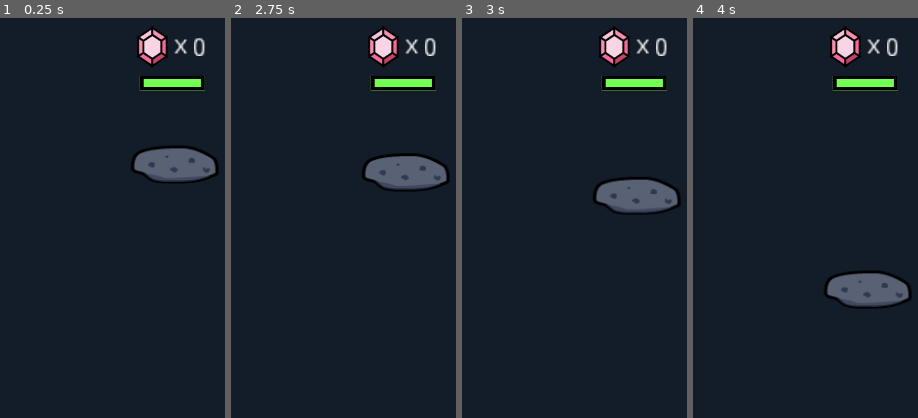
Above: before the commit, frames 1-4 (left to right).
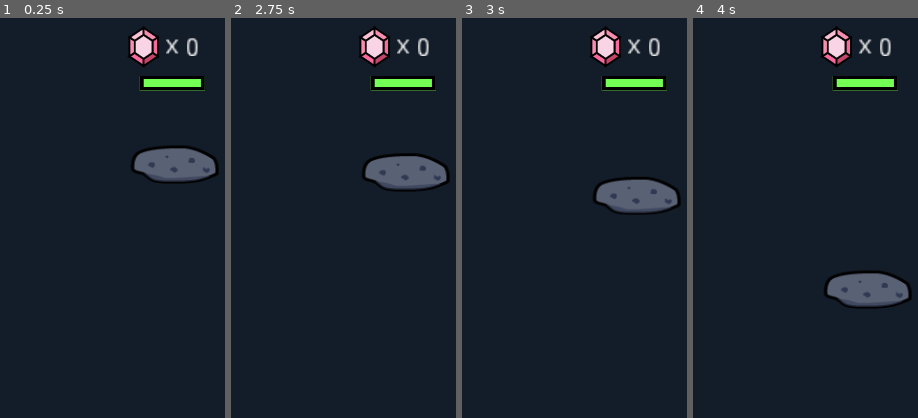
Above: after the commit, the same moments.

Repository: anyu/space-escape
Game: Godot game, scene res://scenes/World.tscn
Same seed, same stepped clock (60 frames per second), same inputs: the game is played once before the commit and once after it.
Inputs:
- Up to frame 1 (0.25 s): no input
- Up to frame 2 (2.75 s): hold D (move_right) 0.53-2.03 s; tap Space (jump) at 0.77, 1.52 s; hold A (move_left) from 2.03 s (still down)
- Up to frame 3 (3 s): release A (move_left) at 2.78 s; hold D (move_right) from 2.78 s (still down)
- Up to frame 4 (4 s): keep holding D (move_right); tap Space (jump) at 3.02, 3.77 s
The pictures show only the part of the screen within x 50-100%, y 0-50%; the shares and areas given below are measured in that part.

The runs differ from the first frame. In frame 1, 1.7% of the frame differs, in the area x 56-92%, y 2-13%; in frame 2, 1.7%; in frame 3, 1.7%; in frame 4, 1.7%.

Commit message:
actually fix

Diff:
--- a/scenes/World.tscn
+++ b/scenes/World.tscn
@@ -71,25 +71,26 @@
 [node name="StatsUI" type="CanvasLayer" parent="."]
 
 [node name="GemIconSprite" type="Sprite" parent="StatsUI"]
-position = Vector2( 604, 46 )
+position = Vector2( 590, 46 )
 texture = ExtResource( 5 )
 
 [node name="x" type="RichTextLabel" parent="StatsUI"]
-margin_left = 639.0
+margin_left = 625.0
 margin_top = 25.0
-margin_right = 652.0
+margin_right = 638.0
 margin_bottom = 41.0
 rect_scale = Vector2( 2.94348, 2.94348 )
 text = "x"
 
 [node name="GemCounter" type="RichTextLabel" parent="StatsUI"]
-margin_left = 667.0
+margin_left = 656.0
 margin_top = 29.0
-margin_right = 680.0
-margin_bottom = 45.0
+margin_right = 676.0
+margin_bottom = 43.0
 rect_scale = Vector2( 2.94348, 2.94348 )
 bbcode_text = "0"
 text = "0"
+scroll_active = false
 script = ExtResource( 16 )
 
 [node name="HP" type="Control" parent="StatsUI"]
